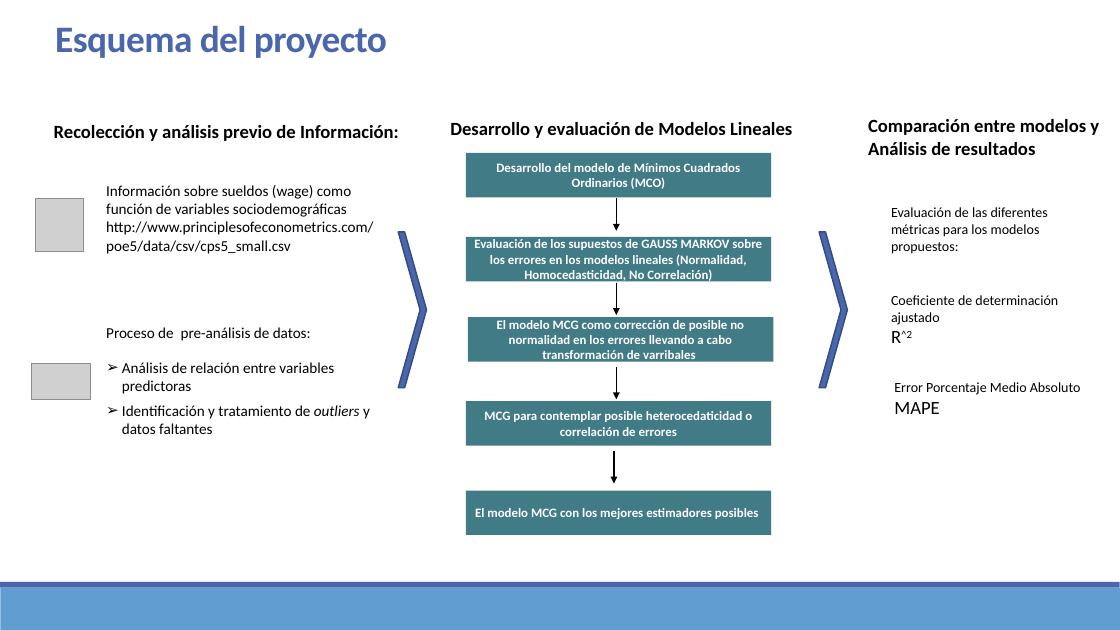
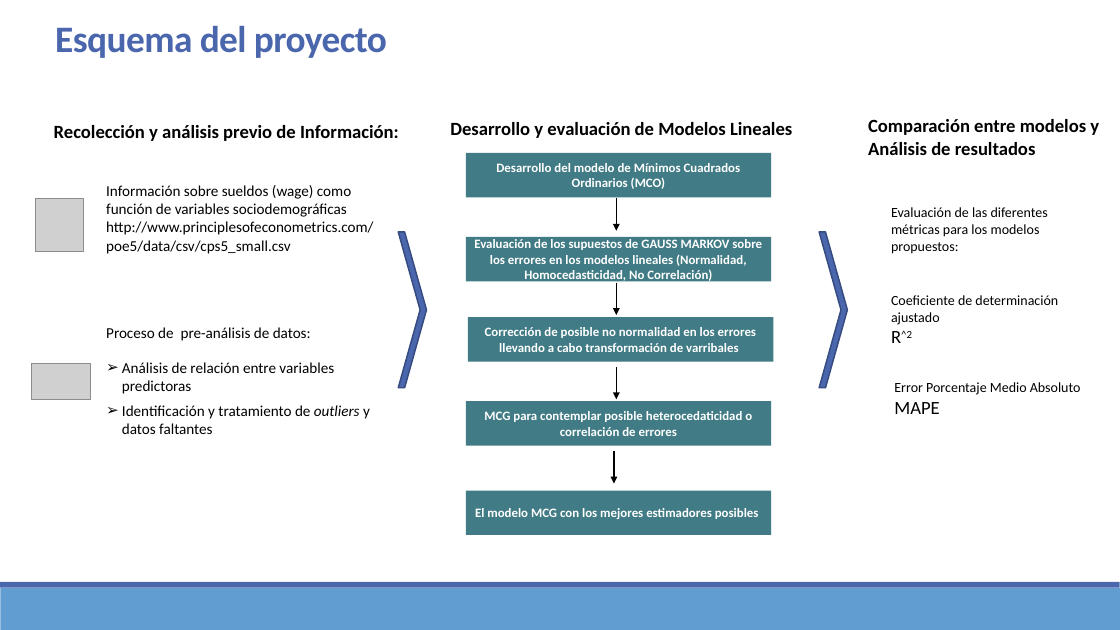
Before and after one commit to Sergio-Ibarra-1795/MIS_Regresion_GitHub, a slide deck: slide 3 of Mod_Lineales_Examen_a_casa_v1_1.pptx. Drawn at 1120x630 pixels with LibreOffice and Linux fonts; fonts in the diff are those of the drawing; grey boxes stand for pictures. Boxes give left, top, right and bottom in pixels: in the first picture for what was removed or moved away, otherwise in the second. Text is boxed around its words. In the diff, an @@ line names an element or a change of style, - is before the commit and + after.

```diff
--- a/Mod_Lineales_Examen_a_casa_v1_1.pptx
+++ b/Mod_Lineales_Examen_a_casa_v1_1.pptx
@@ text in rectangle at (x1=485, y1=327, x2=756, y2=352): text changed @@
-El modelo MCG como corrección de posible no normalidad en los errores llevando a cabo transformación de varribales
+Corrección de posible no normalidad en los errores llevando a cabo transformación de varribales
```
Also in this commit, not shown: 1 other slide changed, 1 other file.
